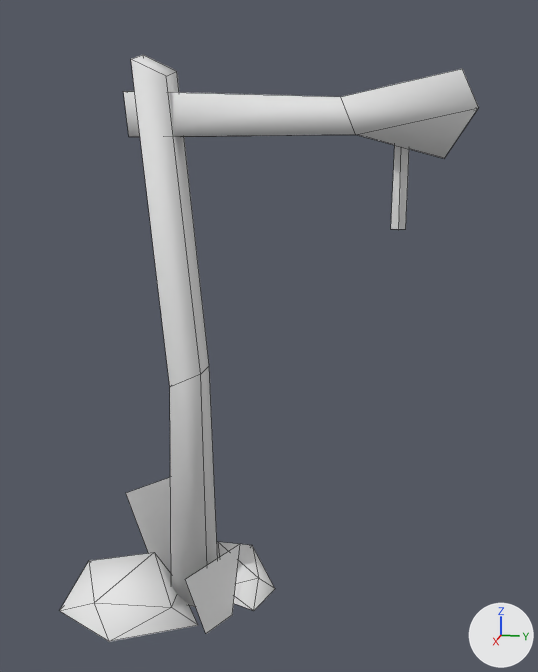
What one commit did to the FBX model Assets/Meshes/Latarenka/latarenka.fbx.
The view is the same before and after, from a 50 mm camera at (2.39, 0.76, 1.54) aimed at (-0.01, 0.28, 0.94). Every picture has the same lights, and +X, +Y and +Z are marked at lower right. Mesh edges are drawn as thin lines. Where no turn or scale is listed for an object, it has been applied to the vertices.

The scene before the commit, as lines of its bpy script (objects in view):
```python
me_cube = bpy.data.meshes.new('Cube')
me_cube.from_pydata(...)  # 72 vertices, 63 faces; spans x -0.3..0.32, y -0.45..0.92, z -0.09..1.85
me_cube.materials.append(mat_material)  # white #e7e7e7
ob_cube = bpy.data.objects.new('Cube', me_cube)
ob_cube.location = (0.0, 0.0, 0.0)
```
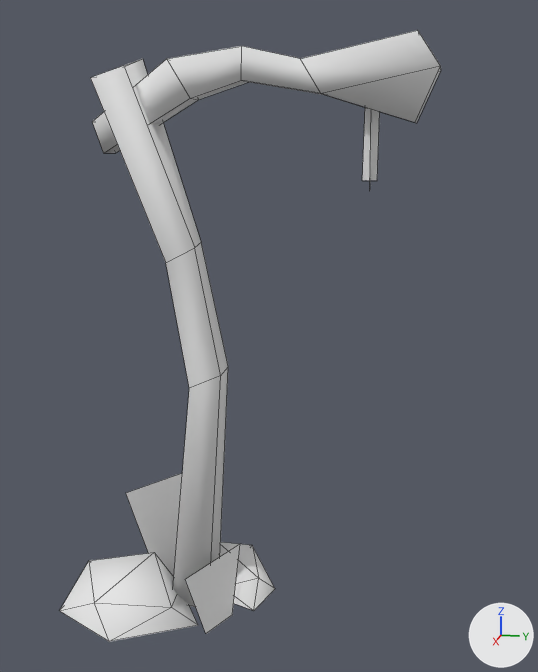
The change, as a diff of the scene's bpy script:
```diff
--- a/Assets/Meshes/Latarenka/latarenka.fbx.py
+++ b/Assets/Meshes/Latarenka/latarenka.fbx.py
@@ mat_material_001 @@
+mat_material_001 = principled_material('Material.001')
+mat_material_001.base_color = (0.8, 0.8, 0.8)  # white #e7e7e7
+mat_material_001.roughness = 0.693
@@ me_cube @@
 # used by ob_cube; location = (0.0, 0.0, 0.0)
-me_cube.from_pydata(...)  # 72 vertices, 63 faces; spans x -0.3..0.32, y -0.45..0.92, z -0.09..1.85
-me_cube.materials.append(mat_material)  # white #e7e7e7
+me_cube.from_pydata(...)  # 84 vertices, 75 faces; spans x -0.3..0.32, y -0.45..0.8, z -0.09..1.89
+# me_cube part 1
+# 8 faces are deleted
+# 4 vertices in x -0.06..0.06, y -0.06..0.06, z 0.76..0.81 move by (0.0, 0.07, 0.0)
+# 3 vertices in x -0.02..0.02, y 0.69, z 1.31..1.58 move by (0.0, -0.09, 0.12)
+# 3 vertices in x -0.05..0.05, y 0.51..0.86, z 1.71..1.78 move by (0.0, -0.13, 0.11)
+# 20 vertices move from x -0.09..0.07, y -0.18..0.92, z 1.31..1.85 to x -0.1..0.1, y -0.29..0.8, z 1.43..1.85
+# 12 vertices are added at x -0.06..0.08, y -0.06..0.21, z 1.19..1.86
+# 20 new faces join them
+me_cube.materials.append(mat_material_001)  # white #e7e7e7
```

Boxes [x1, y1, x2, y2] around the edits, measured in the pictures (538 x 672 px):
'Cube', reshaped (9% narrower): before [60, 55, 479, 642]; after [60, 30, 441, 642]
part 1 of me_cube, built on: before [123, 55, 479, 592]; after [91, 30, 441, 592]
